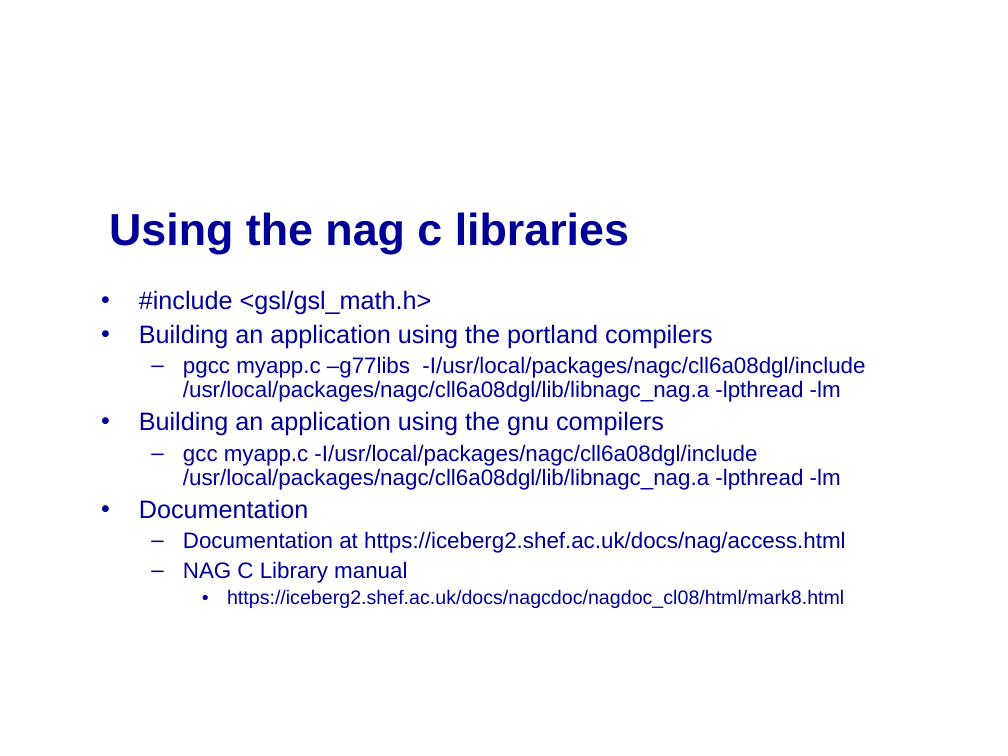
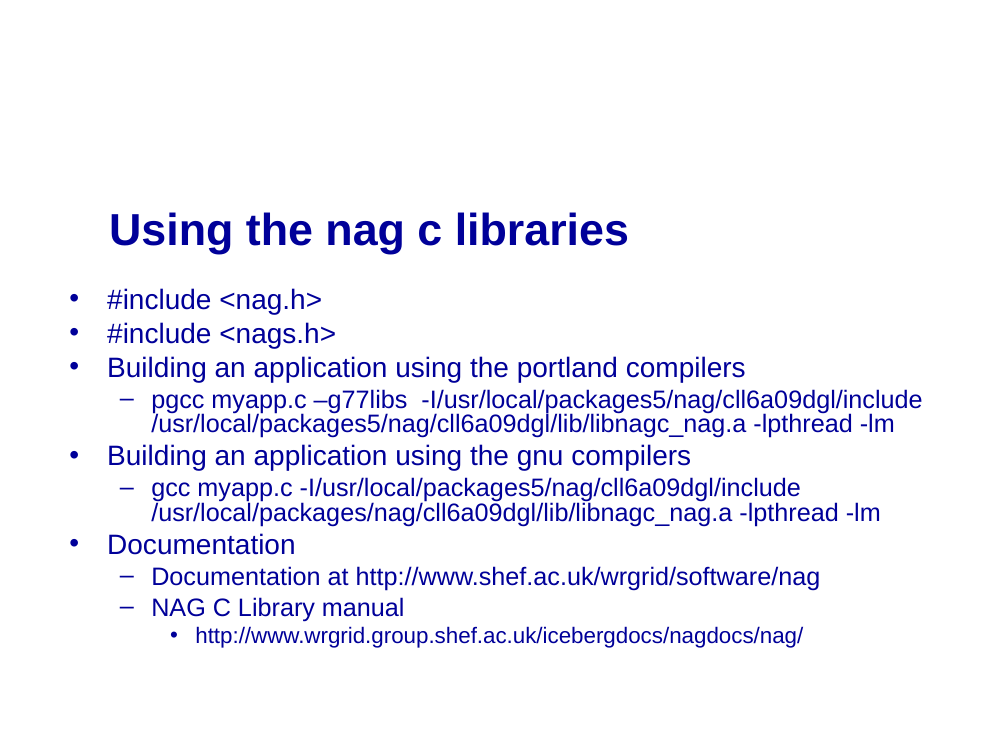
Before and after one commit to mikeg64/iome, a slide deck: slide 3 of src/examples/course/c/presentation/IntrotoC4.ppt. Drawn at 1008x756 pixels with LibreOffice and Linux fonts; fonts in the diff are those of the drawing; background and template pictures are left out. Boxes give left, top, right and bottom in pixels: in the first picture for what was removed or moved away, otherwise in the second. Text is boxed around its words. In the diff, an @@ line names an element or a change of style, - is before the commit and + after.

```diff
--- a/src/examples/course/c/presentation/IntrotoC4.ppt
+++ b/src/examples/course/c/presentation/IntrotoC4.ppt
@@ text "#include <nag.h>": place and size @@
-text "#include <nag.h>" at box(139, 290, 865, 608)
+text "#include <nag.h>" at box(107, 288, 922, 648)
@@ text at box(107, 288, 336, 348): text changed; size 18 to 20 pt @@
-• #include <gsl/gsl_math.h>
+• #include <nag.h>
+• #include <nags.h>
@@ text at box(107, 356, 746, 621): size 18 to 20 pt in "Building an application using the portland compilers", "Building an application using the gnu compilers", "Documentation"; size 16 to 18 pt in "NAG C Library manual"; line spacing 0.9 to 0.8 @@
@@ text at box(151, 389, 922, 438): text changed; size 16 to 18 pt @@
-  – pgcc myapp.c –g77libs -I/usr/local/packages/nagc/cll6a08dgl/include /usr/local/packages/nagc/cll6a08dgl/lib/libnagc_nag.a -lpthread -lm
+  – pgcc myapp.c –g77libs -I/usr/local/packages5/nag/cll6a09dgl/include /usr/local/packages5/nag/cll6a09dgl/lib/libnagc_nag.a -lpthread -lm
@@ text at box(151, 477, 881, 526): text changed; size 16 to 18 pt @@
-  – gcc myapp.c -I/usr/local/packages/nagc/cll6a08dgl/include /usr/local/packages/nagc/cll6a08dgl/lib/libnagc_nag.a -lpthread -lm
+  – gcc myapp.c -I/usr/local/packages5/nag/cll6a09dgl/include /usr/local/packages/nag/cll6a09dgl/lib/libnagc_nag.a -lpthread -lm
@@ text at box(151, 566, 821, 591): text changed; size 16 to 18 pt @@
-  – Documentation at https://iceberg2.shef.ac.uk/docs/nag/access.html
+  – Documentation at http://www.shef.ac.uk/wrgrid/software/nag
@@ text at box(195, 626, 803, 648): text changed; size 14 to 16 pt @@
-    • https://iceberg2.shef.ac.uk/docs/nagcdoc/nagdoc_cl08/html/mark8.html
+    • http://www.wrgrid.group.shef.ac.uk/icebergdocs/nagdocs/nag/
```
Also in this commit, not shown: 3 other slides changed, 1 slide added, 2 slides removed, 3 other files.
